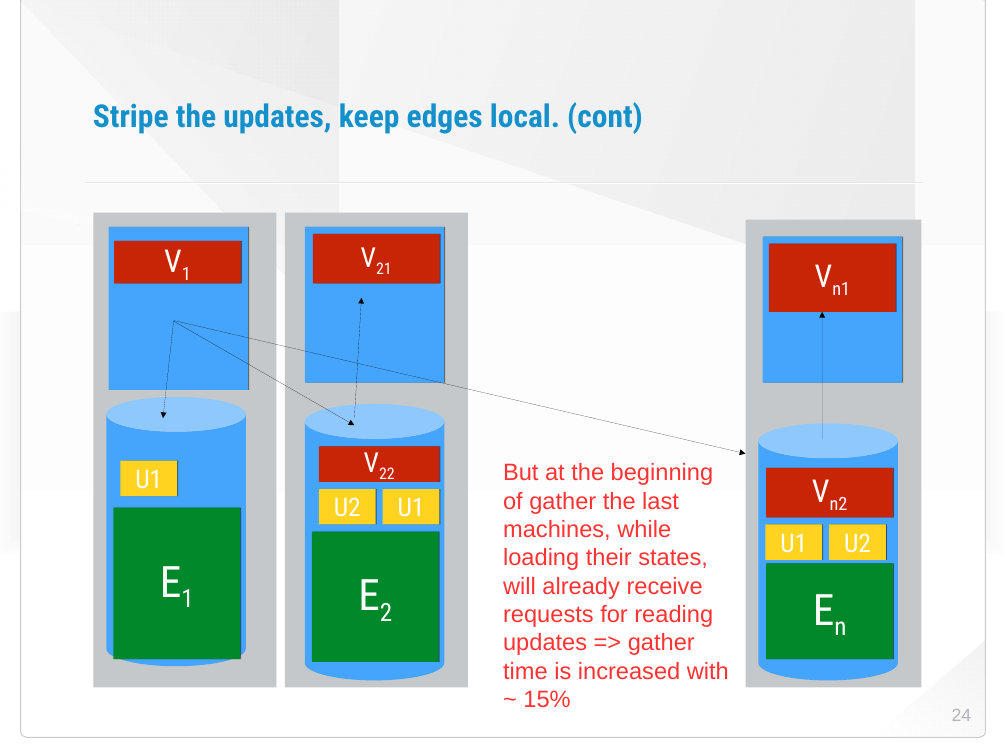
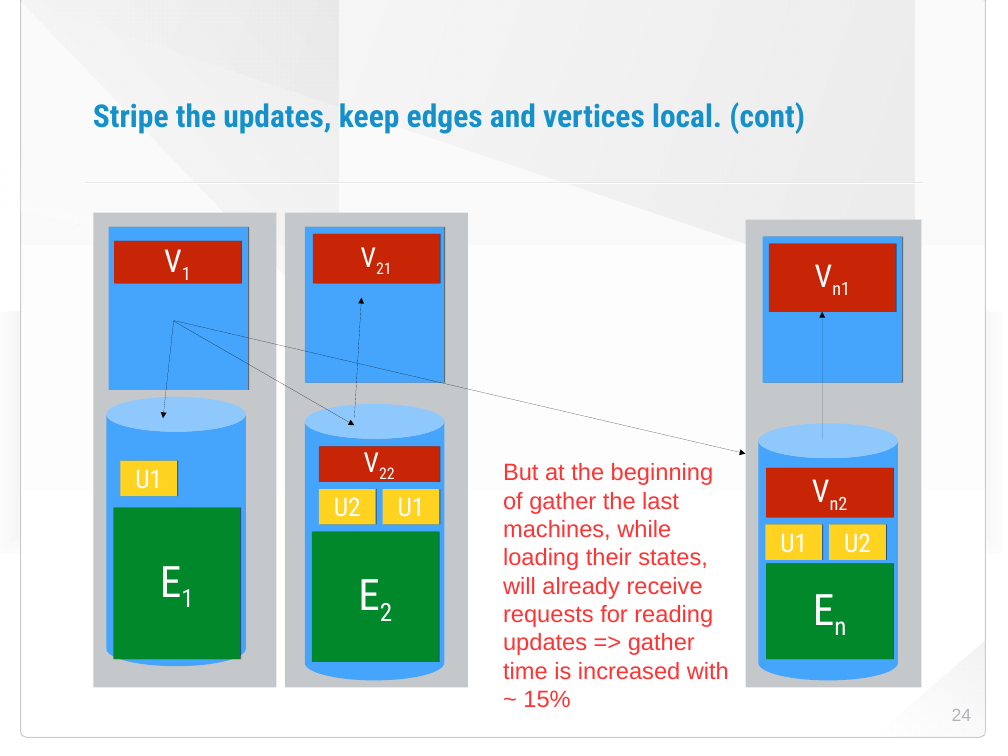
Before and after one commit to HaprianVlad/chaos, a slide deck: slide 24 of presentation.odp. Drawn at 1008x756 pixels with LibreOffice and Linux fonts; fonts in the diff are those of the drawing; background and template pictures are left out. Boxes give left, top, right and bottom in pixels: in the first picture for what was removed or moved away, otherwise in the second. Text is boxed around its words. In the diff, an @@ line names an element or a change of style, - is before the commit and + after.

Commit message:
work on presentation

```diff
--- a/presentation.odp
+++ b/presentation.odp
@@ title at [93, 102, 805, 134]: text changed @@
-Stripe the updates, keep edges local. (cont)
+Stripe the updates, keep edges and vertices local. (cont)
```
Also in this commit, not shown: 1 other slide changed, 8 other files.
